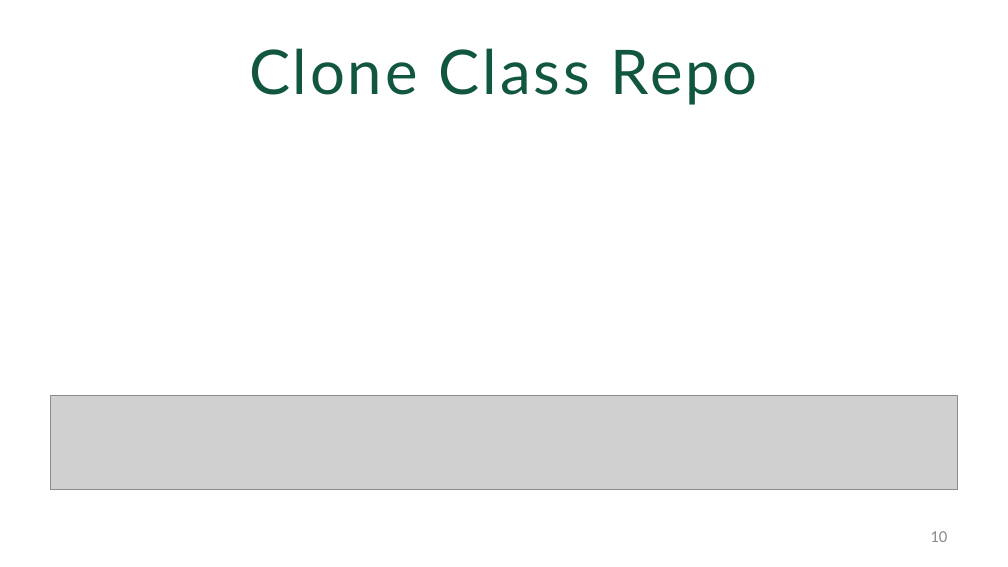
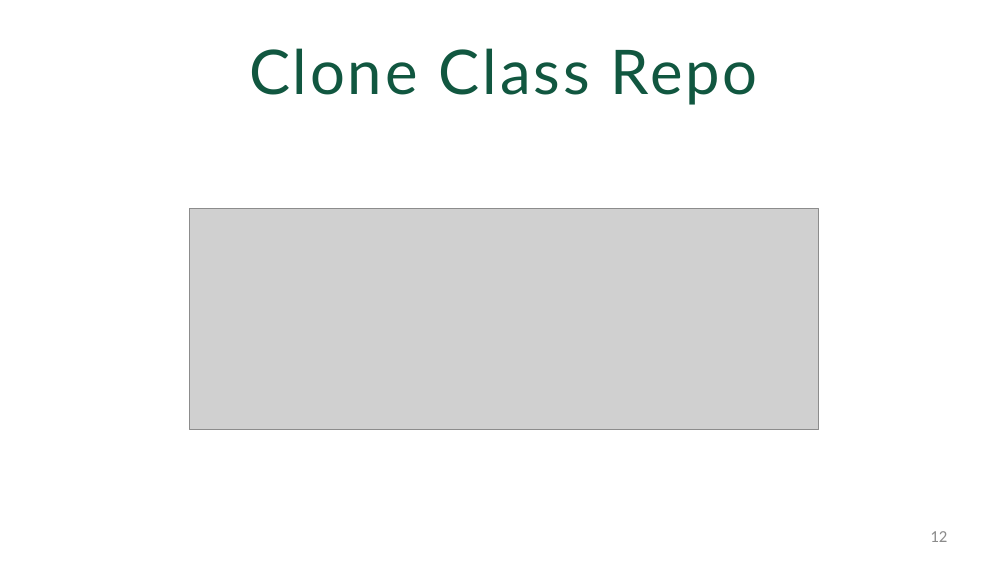
Before and after one commit to WilliamandMary-BUAD5082-Spring2017/Introduction-to-git-and-github, a slide deck: slide 12 of IntroToGit2017.pptx (slide 10 before the commit). Drawn at 1008x567 pixels with LibreOffice and Linux fonts; fonts in the diff are those of the drawing; grey boxes stand for pictures; background and template pictures are left out. Boxes give left, top, right and bottom in pixels: in the first picture for what was removed or moved away, otherwise in the second. Text is boxed around its words. In the diff, an @@ line names an element or a change of style, - is before the commit and + after.

```diff
--- a/IntroToGit2017.pptx
+++ b/IntroToGit2017.pptx
@@ picture added at [190,209,820,429] @@
@@ picture removed at [50,396,958,490] @@
@@ page number at [930,531,947,542]: text changed @@
-10
+12
```
Also in this commit, not shown: 1 other slide changed, 11 slides added.
